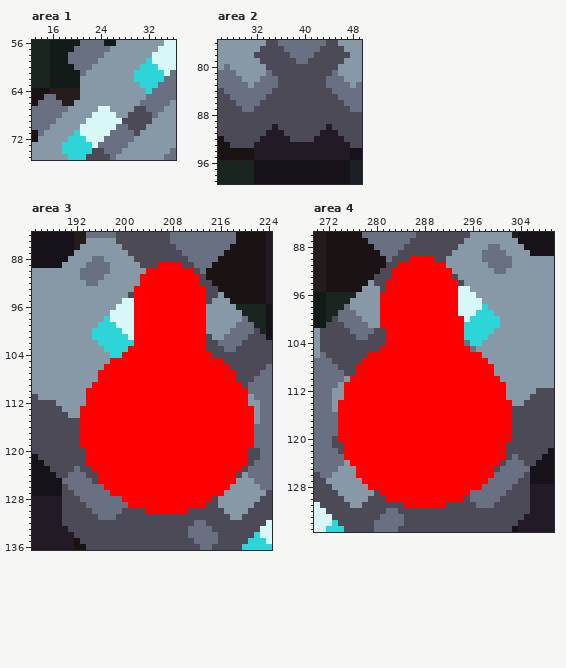
Pixel-art file -- assets/sprites/atlas/units.ase. That is the earlier state.
736x736 pixels, 1 frame. Colours within 5 levels of each other are drawn and written as one. Shown: area 1: x 13..36, y 56..75; area 2: x 26..49, y 76..99; area 3: x 185..224, y 84..136; area 4: x 270..309, y 86..135. The commit also changed other parts of the picture, which this record leaves out.
Now the later version:
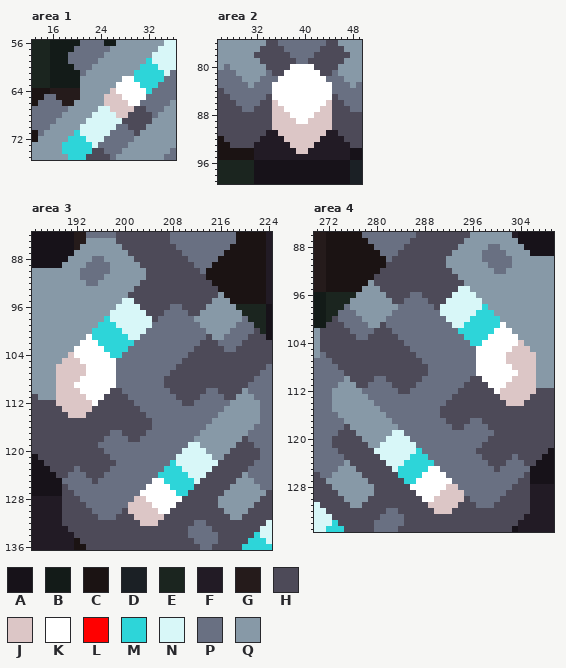
Palette (. is transparent): A #171219  B #131b18  C #1b1313  D #1b2025  E #1b251f  F #221b25  G #251b1b  H #4d4a58  J #dcc6c6  K #ffffff  L #ff0000  M #2dd5d9  N #d8f7f8  P #697082  Q #8799a7
Change:
layer "cell" now shown
layer "A" removed
Changed rows in their new state; - is an unchanged pixel.
Area 1, layer "cell":
first column x 25:
62 ---KK--
63 --KKKK-
64 -JKKKKK
65 JJJKKKK
66 JJJJKK-
67 -JJJJ--
68 --JJ---
Area 2, layer "cell":
first column x 35:
 80 ---KKKK---
 81 --KKKKKK--
 82 -KKKKKKKK-
 83 KKKKKKKKKK
 84 KKKKKKKKKK
 85 KKKKKKKKKK
 86 JKKKKKKKKJ
 87 JJKKKKKKJJ
 88 JJJKKKKJJJ
 89 JJJJKKJJJJ
 90 JJJJJJJJJJ
 91 -JJJJJJJJ-
 92 --JJJJJJ--
 93 ---JJJJ---
 94 ----JJ----
Area 3:
first column x 189:
 89 -----------------HHHH------------
 90 ---------------HHHHHHHH----------
 91 --------------QHHHHHHHHH---------
 92 --------------HHHHHHHHHH---------
 93 -------------HHHHHHHHHHHH--------
 94 -------------HHHHHHHHHHHH--------
 95 -------------HHHHHHHHHHHH--------
 96 -------------NHHHHHPPHHHH--------
 97 -------------NNHHHPPPPHHQ--------
 98 -------------NNNHPPPPPPQQ--------
 99 -------------NNNPPPPPPPPQ--------
100 -------------NNPPPPPPPPPP--------
101 -----K-------NPPPPPPPPPPP--------
102 ----KKK------PPPPPPPPPPPH--------
103 ---KKKKK----PPPPPPPPPPPHH--------
104 --JKKKKKK--PPPPPPPPPPPHHHH-------
105 -JJJKKKKKKPPPPPPPPPPPHHHHHHH-----
106 JJJJJKKKKKPPPPPPPPPPHHHHHHHHH----
107 JJJJJKKKKKPPPPPPPPPHHHHHHHHHHH---
108 JJJJKKKKKKPPPPPPPPHHHHHHHHHHHH---
109 JJJKKKKKKKPPPPPPPPHHHHHHHHHHHHH--
110 JJJJKKKKKHHPPPPPPPPHHHHHHPPHHHHQ-
111 JJJJJKKKHHHHPPPPPPPPHHHHPPPPHHQQ-
112 JJJJJJKHHHHHHPPPPPPPPHHPPPPPPQQQ-
113 -JJJJJHHHHHHHHPPPPPPPPPPPPPPQQQQQ
114 --JJJHHHHHHHHHHPPPPPPPPPPPPQQQQQQ
115 ----HHHHHHHHHHHHPPPPPPPPPPQQQQQQQ
116 ----HHHHHHHHHHHHPPPPPPPPPQQQQQQQQ
117 ----HHHHHPPHHHHPPPPPPPPPQQQQQQQQP
118 ----HHHHPPPPHHPPPPPPPPPQQQQQQQQHP
119 ----HHHPPPPPPPPPPPPPPPNNQQQQQQHHH
120 -----HHHPPPPPPPPPPPPPNNNNQQQQHHH-
121 -----HHHHPPPPPPPPPPPNNNNNNQQHHHH-
122 -----HHHHHPPPPPPPPPMNNNNNNNHHHHH-
123 ------HHHPPPPPPPPPMMMNNNNNHHHHH--
124 -------HPPPPPPPPPMMMMMNNNHHHHH---
125 -------PPPPPPPPPKKMMMMMNHHHHHH---
126 --------PPPPPPPKKKKMMMMHHHHHH----
127 ---------PPPPPKKKKKKMMHHHHHH-----
128 -----------PPJJKKKKKKHHHHH-------
129 ------------JJJJKKKKHHHHH--------
130 ------------JJJJJKKHHH-----------
131 -------------JJJJJ---------------
132 --------------JJJ----------------
Area 4:
first column x 274:
 90 ------------HHHH-----------------
 91 ----------HHHHHHHH---------------
 92 ---------HHHHHHHHHH--------------
 93 ---------HHHHHHHHHH--------------
 94 --------HHHHHHHHHHHH-------------
 95 --------HHHHHHHHHHHH-------------
 96 -------QHHHHPPHHHHHN-------------
 97 -------QQHHPPPPHHHNN-------------
 98 -------QQQPPPPPPHNNN-------------
 99 -------QQPPPPPPPPNNN-------------
100 -------QPPPPPPPPPPNNN------------
101 -------HPPPPPPPPPPPNN------K-----
102 --------HPPPPPPPPPPPM-----KKK----
103 --------HHPPPPPPPPPPP----KKKKK---
104 --------HHHPPPPPPPPPP---KKKKKKJ--
105 -------HHHHHPPPPPPPPPP-KKKKKKJJJ-
106 -----HHHHHHHHPPPPPPPPPPKKKKKJJJJJ
107 ----HHHHHHHHHHPPPPPPPPPKKKKKJJJJJ
108 ---HHHHHHHHHHHHPPPPPPPPKKKKKKJJJJ
109 ---HHHHHHHHHHHHPPPPPPPPKKKKKKKJJJ
110 --HHHHPPHHHHHHPPPPPPPPHHKKKKKJJJJ
111 -QQHHPPPPHHHHPPPPPPPPHHHHKKKJJJJJ
112 -QQQPPPPPPHHPPPPPPPPHHHHHHKJJJJJJ
113 -QQQQPPPPPPPPPPPPPPHHHHHHHHJJJJJ-
114 QQQQQQPPPPPPPPPPPPHHHHHHHHHHJJJ--
115 QQQQQQQPPPPPPPPPPHHHHHHHHHHHH----
116 QQQQQQQQPPPPPPPPPHHHHHHHHHHHH----
117 PQQQQQQQQPPPPPPPPPHHHHPPHHHHH----
118 PHQQQQQQQQPPPPPPPPPHHPPPPHHHH----
119 HHHQQQQQQNNPPPPPPPPPPPPPPPHHH----
120 HHHHQQQQNNNNPPPPPPPPPPPPPHHHH----
121 -HHHHQQNNNNNNPPPPPPPPPPPHHHH-----
122 -HHHHHNNNNNNNMPPPPPPPPPHHHHH-----
123 -HHHHHHNNNNNMMMPPPPPPPPPHHHH-----
124 --HHHHHHNNNMMMMMPPPPPPPPPHH------
125 ---HHHHHHNMMMMMKKPPPPPPPPP-------
126 ---QHHHHHHMMMMKKKKPPPPPPPP-------
127 ----QHHHHHHMMKKKKKKPPPPPP--------
128 -----QHHHHHHKKKKKKJJPPPP---------
129 -------HHHHHHKKKKJJJJP-----------
130 --------HHHHHHKKJJJJJ------------
131 -----------HHHHJJJJJ-------------
132 ----------------JJJ--------------
Boxes around the changes in both pictures, in picture pixels (x1, y1, x2, y2):
changed: (104, 76, 146, 118)
changed: (272, 64, 332, 154)
changed: (56, 262, 254, 526)
changed: (338, 256, 536, 514)
